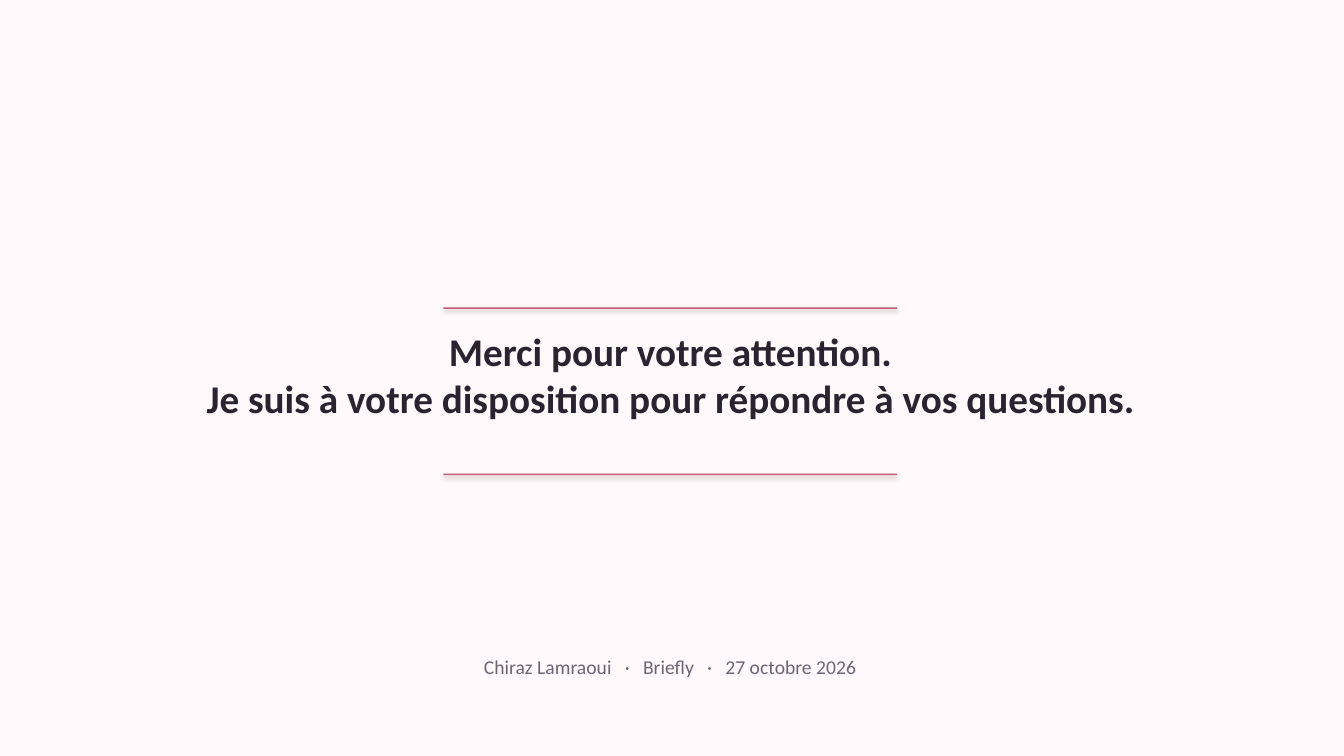
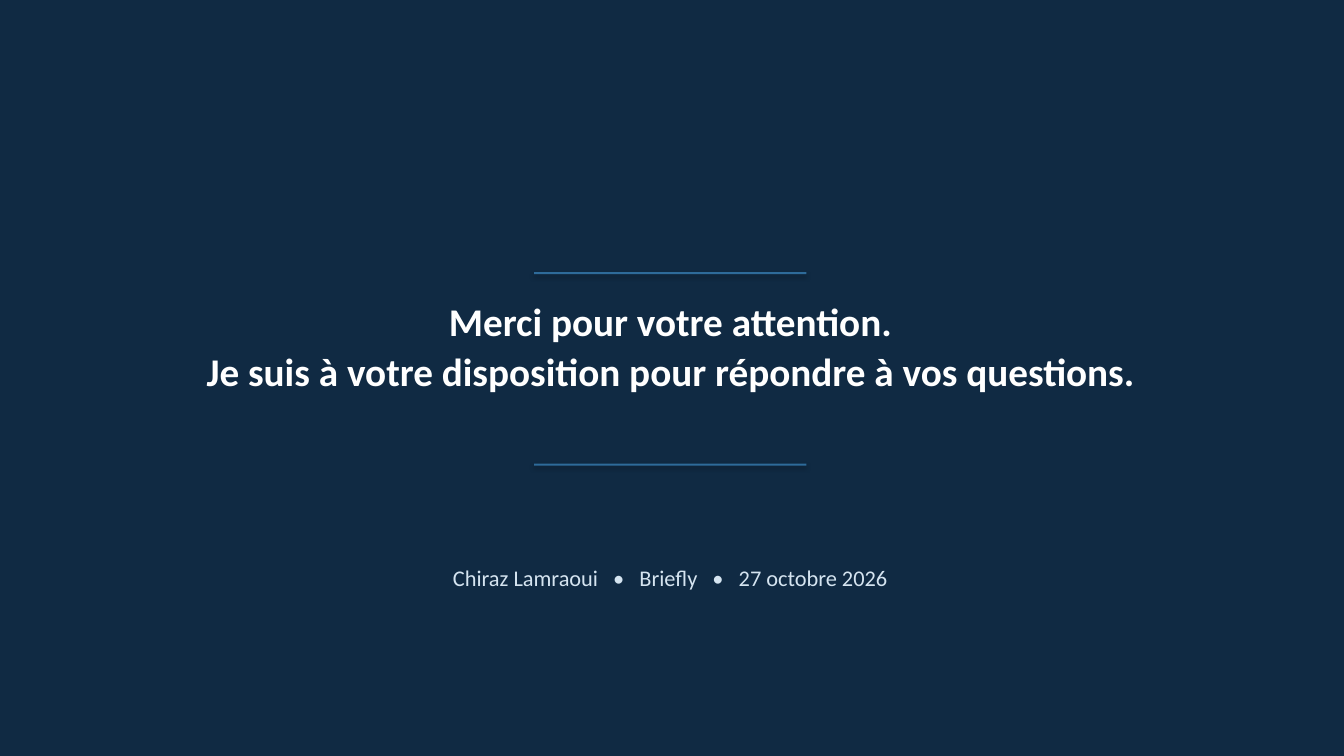
Before and after one commit to chirazlamraoui/Briefly, a slide deck: slide 32 of docs/soutenance/Briefly-soutenance.pptx (slide 20 before the commit). Drawn at 1344x756 pixels with LibreOffice and Linux fonts; fonts in the diff are those of the drawing. Boxes give left, top, right and bottom in pixels: in the first picture for what was removed or moved away, otherwise in the second. Text is boxed around its words. In the diff, an @@ line names an element or a change of style, - is before the commit and + after.

```diff
--- a/docs/soutenance/Briefly-soutenance.pptx
+++ b/docs/soutenance/Briefly-soutenance.pptx
@@ rectangle at (x1=0, y1=0, x2=1344, y2=756): fill #FFF9FB to #102A43 @@
@@ text "Merci pour votre attention." moved from (x1=207, y1=338, x2=1134, y2=419) to (x1=207, y1=308, x2=1134, y2=392) @@
@@ text "Merci pour votre attention." at (x1=207, y1=308, x2=1134, y2=392): text colour #2A2430 to #FFFFFF; more space between paragraphs @@
@@ rectangle at (x1=534, y1=272, x2=807, y2=274): fill #C45B7A to #2E6B9A @@
@@ rectangle resized from (x1=444, y1=308, x2=897, y2=309) to (x1=534, y1=272, x2=807, y2=274) @@
@@ rectangle resized from (x1=444, y1=474, x2=897, y2=475) to (x1=534, y1=464, x2=807, y2=466) @@
@@ rectangle at (x1=534, y1=464, x2=807, y2=466): fill #C45B7A to #2E6B9A @@
@@ text at (x1=453, y1=570, x2=887, y2=590): text changed; size 14 to 16 pt; text colour #6E6573 to #D5E4F0 @@
-Chiraz Lamraoui · Briefly · 27 octobre 2026
+Chiraz Lamraoui • Briefly • 27 octobre 2026
```
Also in this commit, not shown: 8 other slides changed, 23 slides added, 11 slides removed, 1 other file.
